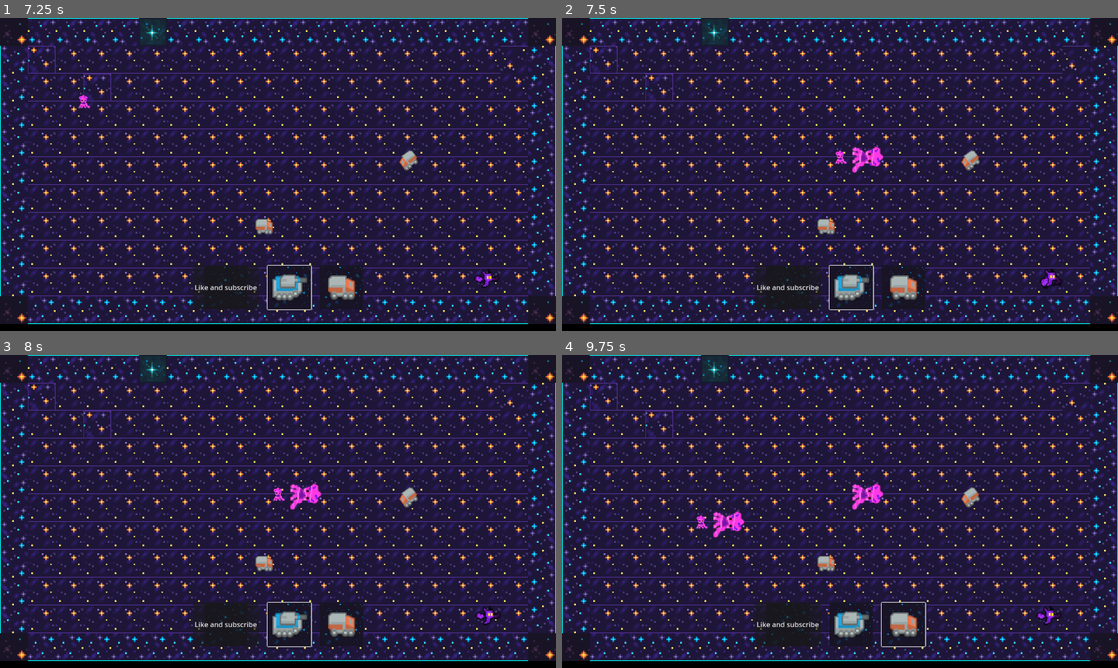
Above: before the commit, frames 1-4 (two rows, left to right).
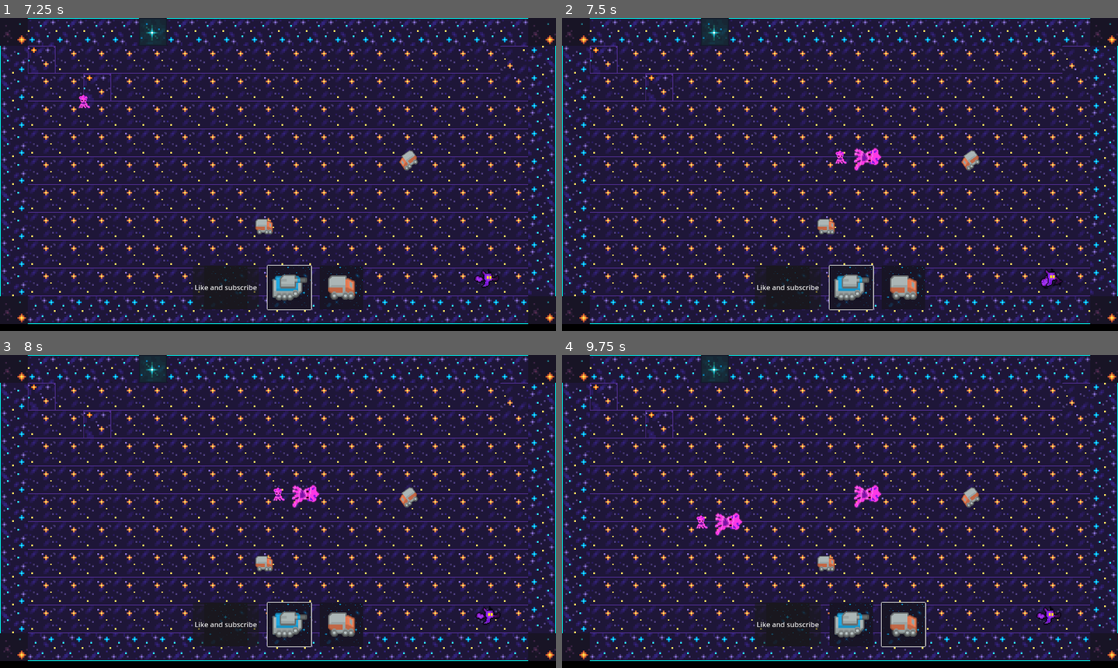
Above: after the commit, the same moments.

Repository: Niqtan/Lost-in-Milkyway
Game: Godot game, scene res://scene_handler.tscn
Same seed, same stepped clock (60 frames per second), same inputs: the game is played once before the commit and once after it.
Inputs (mouse positions are in pixels of both pictures, inside the frame that each line leads up to):
- Up to frame 1 (7.25 s): click "Like and subscribe" at 0.5 s; click (289, 287) at 1.25 s; click (339, 287) at 2 s; tap Enter at 2.75, 6.5 s; move the mouse to (400, 158) at 2.77 s; press the mouse at (400, 158) at 2.78 s; hold Right 2.78-3.53 s; move the mouse to (166, 190) at 3.52 s; release the mouse at (166, 190) at 3.53 s; hold Down 3.53-4.28 s; tap Alt at 3.6, 5.85 s; move the mouse to (333, 105) at 4.27 s; hold Right 4.28-5.03 s; tap Shift at 4.35, 6.6 s; move the mouse to (250, 237) at 5.02 s; hold Up 5.03-5.78 s; click (250, 237) at 5.1 s; tap Space at 5.75 s; move the mouse to (444, 221) at 5.77 s; hold Left from 5.78 s (still down); move the mouse to (111, 127) at 6.52 s
- Up to frame 2 (7.5 s): tap Space at 7.25 s; move the mouse to (867, 174) at 7.27 s; release Left at 7.28 s; press the mouse at (867, 174) at 7.28 s; hold Down from 7.28 s (still down)
- Up to frame 3 (8 s): keep holding Down
- Up to frame 4 (9.75 s): move the mouse to (756, 433) at 8.02 s; release Down at 8.03 s; release the mouse at (756, 433) at 8.03 s; hold Right 8.03-8.78 s; tap Alt at 8.1 s; move the mouse to (962, 495) at 8.77 s; hold Up 8.78-9.53 s; tap Shift at 8.85 s; move the mouse to (728, 527) at 9.52 s; hold Right from 9.53 s (still down); click (728, 527) at 9.6 s

Frame 1 is identical in both runs. In frame 2, 0.2% of the frame differs, in the area x 52-58%, y 40-50%; in frame 3, 0.2%; in frame 4, 0.4%, in the area x 27-58%, y 40-59%.
Error in both runs: Invalid access to property or key 'sprite_frames' on a base object of type 'null instance'. (res://Scenes/SupportScenes/highlight_tile.gd:17)

Commit message:
worked on tower behavior shooting

Diff:
--- a/Scenes/MainScenes/enemy.gd
+++ b/Scenes/MainScenes/enemy.gd
@@ -38,3 +38,11 @@
 			path_array.remove_at(0)
 	else:
 		velocity = Vector2.ZERO
+
+# Enemy stats
+
+func take_damage(damage: int):
+	enemy_health - damage
+
+	print(enemy_health)
+	return enemy_health
--- a/Scenes/Towers/Archer.tscn
+++ b/Scenes/Towers/Archer.tscn
@@ -30,26 +30,17 @@
 "speed": 5.0
 }]
 
-[sub_resource type="CircleShape2D" id="CircleShape2D_u3ehx"]
-radius = 122.259
-
 [node name="SquidTower" type="StaticBody2D"]
 rotation = 1.5708
 scale = Vector2(2, 2)
 script = ExtResource("1_e08k6")
 
-[node name="Marker2D" type="Marker2D" parent="."]
-position = Vector2(-9.53674e-07, -20.5)
+[node name="Aim" type="Marker2D" parent="."]
+position = Vector2(0, 5)
 
 [node name="AnimatedSprite2D" type="AnimatedSprite2D" parent="."]
-scale = Vector2(1.17, 1.17)
 sprite_frames = SubResource("SpriteFrames_0sqag")
 animation = &"idle"
 frame_progress = 0.457427
 
-[node name="TowerRange" type="Area2D" parent="."]
-
-[node name="CollisionShape2D" type="CollisionShape2D" parent="TowerRange"]
-shape = SubResource("CircleShape2D_u3ehx")
-
-[node name="Node" type="Node" parent="."]
+[node name="LightningContainer" type="Node" parent="."]
--- /dev/null
+++ b/Scenes/Towers/Projectiles/lightning_attack.gd
@@ -0,0 +1,15 @@
+extends Node2D
+
+var target: Enemy = null
+var constellation_damage: int = 10
+
+# Called when the node enters the scene tree for the first time.
+func _ready() -> void:
+	print_debug("Spawned in the constellation attack!")
+	$AnimatedSprite2D.play("strike")
+
+	if target and is_instance_valid(target):
+		target.take_damage(constellation_damage)
+
+	await $AnimatedSprite2D.animation_finished
+	queue_free()
--- a/Scenes/Towers/Projectiles/star_attack.tscn
+++ b/Scenes/Towers/Projectiles/star_attack.tscn
@@ -1,44 +1,58 @@
-[gd_scene load_steps=7 format=3 uid="uid://dgser2dvmea1u"]
+[gd_scene load_steps=9 format=3 uid="uid://dgser2dvmea1u"]
 
-[ext_resource type="Texture2D" uid="uid://o5o1uiplh1ni" path="res://Assets/Tower Attacks/Lightning Constellation/Animated Constellation attack1.png" id="1_lu7jl"]
-[ext_resource type="Texture2D" uid="uid://bitki20uswi0p" path="res://Assets/Tower Attacks/Lightning Constellation/Animated Constellation attack2.png" id="2_t2dac"]
-[ext_resource type="Texture2D" uid="uid://dyn6ifgk2dd7x" path="res://Assets/Tower Attacks/Lightning Constellation/Animated Constellation attack3.png" id="3_fleig"]
-[ext_resource type="Texture2D" uid="uid://daqemm6404eok" path="res://Assets/Tower Attacks/Lightning Constellation/Animated Constellation attack4.png" id="4_3202r"]
-[ext_resource type="Texture2D" uid="uid://c4c2mdlpwmc7a" path="res://Assets/Tower Attacks/Lightning Constellation/Animated Constellation attack5.png" id="5_iyvdv"]
+[ext_resource type="Script" uid="uid://bmvdqwg6qher4" path="res://Scenes/Towers/Projectiles/lightning_attack.gd" id="1_t2dac"]
+[ext_resource type="Texture2D" uid="uid://b03fkox6615tr" path="res://Assets/Tower Attacks/Lightning Constellation/Star Lightning Attack.png" id="2_aksi2"]
+
+[sub_resource type="AtlasTexture" id="AtlasTexture_4my1b"]
+atlas = ExtResource("2_aksi2")
+region = Rect2(0, 0, 16, 32)
+
+[sub_resource type="AtlasTexture" id="AtlasTexture_7thfr"]
+atlas = ExtResource("2_aksi2")
+region = Rect2(16, 0, 16, 32)
+
+[sub_resource type="AtlasTexture" id="AtlasTexture_lu7jl"]
+atlas = ExtResource("2_aksi2")
+region = Rect2(32, 0, 16, 32)
+
+[sub_resource type="AtlasTexture" id="AtlasTexture_t2dac"]
+atlas = ExtResource("2_aksi2")
+region = Rect2(48, 0, 16, 32)
+
+[sub_resource type="AtlasTexture" id="AtlasTexture_fleig"]
+atlas = ExtResource("2_aksi2")
+region = Rect2(64, 0, 16, 32)
 
 [sub_resource type="SpriteFrames" id="SpriteFrames_h2eh5"]
 animations = [{
 "frames": [{
 "duration": 1.0,
-"texture": ExtResource("1_lu7jl")
+"texture": SubResource("AtlasTexture_4my1b")
 }, {
 "duration": 1.0,
-"texture": ExtResource("2_t2dac")
+"texture": SubResource("AtlasTexture_7thfr")
 }, {
 "duration": 1.0,
-"texture": ExtResource("3_fleig")
+"texture": SubResource("AtlasTexture_lu7jl")
 }, {
 "duration": 1.0,
-"texture": ExtResource("4_3202r")
+"texture": SubResource("AtlasTexture_t2dac")
 }, {
 "duration": 1.0,
-"texture": ExtResource("5_iyvdv")
+"texture": SubResource("AtlasTexture_fleig")
 }],
 "loop": true,
-"name": &"default",
+"name": &"strike",
 "speed": 5.0
 }]
 
-[node name="CharacterBody2D" type="CharacterBody2D"]
+[node name="Constellation Lightning Attack" type="Node2D"]
+scale = Vector2(2, 2)
+script = ExtResource("1_t2dac")
 
 [node name="AnimatedSprite2D" type="AnimatedSprite2D" parent="."]
 sprite_frames = SubResource("SpriteFrames_h2eh5")
-frame_progress = 0.550045
+animation = &"strike"
+frame_progress = 0.723767
 
-[node name="Marker2D" type="Marker2D" parent="."]
-
-[node name="Area2D" type="Area2D" parent="."]
-
-[node name="CollisionShape2D" type="CollisionShape2D" parent="Area2D"]
-
-[node name="Node" type="Node" parent="."]
+[node name="LightningContainer" type="Node" parent="."]
--- a/Scenes/Towers/archer_tower.gd
+++ b/Scenes/Towers/archer_tower.gd
@@ -3,6 +3,7 @@
 # Define how the archer tower will attack
 
 @onready var animated_sprite: AnimatedSprite2D = get_node("AnimatedSprite2D")
+var constellation_attack = preload("res://Scenes/Towers/Projectiles/star_attack.tscn")
 
 
 func _ready():
@@ -18,16 +19,11 @@
 	if target:
 		# Need to make it so that it doesn't cross
 		# other tiles
-		animated_sprite.play("attack")
-		var direction = target.global_position - global_position
-		var angle = direction.angle()
-		var base_angle = rad_to_deg(angle)
+		var constellation_attack_scene = constellation_attack.instantiate()
 
-		if abs(base_angle) > 90:
-			animated_sprite.flip_h = true
-			animated_sprite.rotation = deg_to_rad(base_angle - 180 if base_angle > 0 else base_angle + 180)
-		else:
-			animated_sprite.flip_h = false
-			animated_sprite.rotation = angle
-	else:
-		animated_sprite.play("idle")
+		get_parent().add_child(constellation_attack_scene)
+		constellation_attack_scene.z_index = 100
+		constellation_attack_scene.global_position = $Aim.global_position
+		constellation_attack_scene.target = target
+
+		self.look_at(target.global_position)
Binary file added: Assets/Tower Attacks/Lightning Constellation/Star Lightning Attack.png
Not shown, added: Assets/Tower Attacks/Lightning Constellation/Star Lightning Attack.png.import
Not shown: 1 places in Scenes/Towers/Archer.tscn that only renumber resources
Not shown, added: Scenes/Towers/Projectiles/lightning_attack.gd.uid
